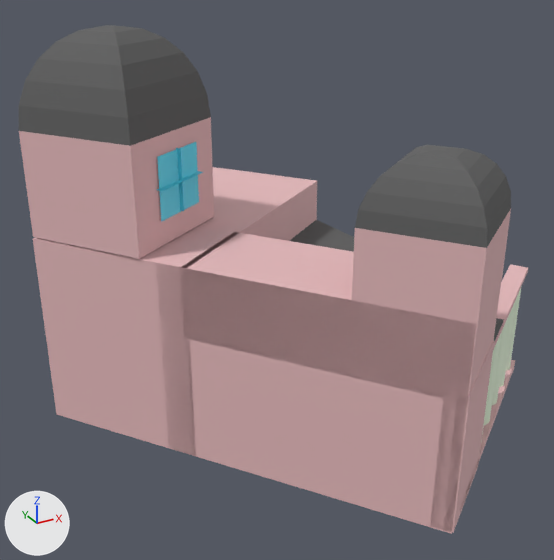
An edit to the FBX model Assets/Prefabs/PrefabsBuildings/Extracteurs/Extracteur pierrre.fbx, drawn before and after from the same camera.
Before and after are seen from a 50 mm lens placed at (-9.27, -3.62, 4.61), pointed at (-5.81, 2.67, 1.47). The lights are fixed; the arrows at lower left show +X, +Y and +Z. Where no turn or scale is listed for an object, it has been applied to the vertices.

The first picture shows 'porte.001'.
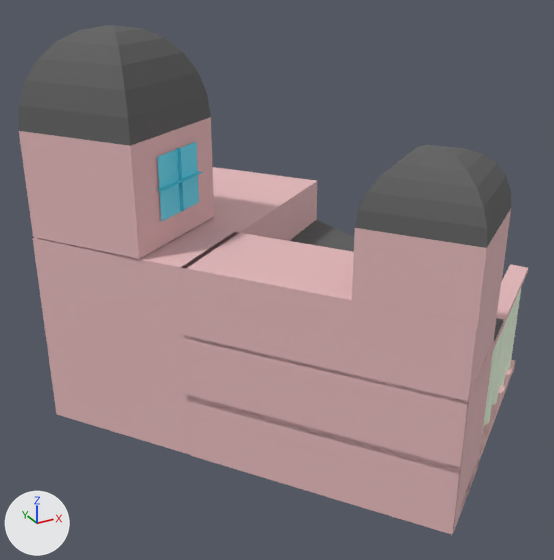
Location of each change, (x1, y1, x2, y2) in pixels of the pictures (554 x 560 px):
'porte.001', reshaped
    before: (19, 25, 528, 534)
    after: (19, 25, 528, 535)
part 1 of me_cube_001, built on
    before: (156, 263, 476, 534)
    after: (180, 268, 477, 535)

The change, as a list of edits to the scene's bpy script:
```text
Change me_cube_001:
    where me_cube_001.from_pydata(...)  # 1386 vertices, 1040 faces; spans x -7.99..-3.05, y 0.15..5.36, z 0.0..3.93
    used by ob_porte_001; location = (0.0, 0.0, 0.0)
    verts and faces of me_cube_001; kept vertices keep their numbers, new ones are numbered from 1386
    before: 1330 (-5.49, 0.16, 0.0) at pixel (451, 533), 1331 (-7.16, 2.46, 0.0) at pixel (168, 448), 1332 (-5.49, 0.16, 2.0) at pixel (476, 324), 1333 (-7.16, 2.46, 2.0) at pixel (155, 262)
    me_cube_001 part 1
    add delete_faces([(1330, 1332, 1333, 1331)])
    add verts[1386] = (-5.49, 0.15, 0.63)  # pixel (459, 473)
    add verts[1387] = (-7.01, 2.25, 0.63)  # pixel (187, 400)
    add verts[1388] = (-5.49, 0.15, 0.0)  # pixel (452, 534)
    add verts[1389] = (-7.01, 2.25, 0.0)  # pixel (190, 455)
    add verts[1390] = (-5.49, 0.15, 1.3)  # pixel (467, 404)
    add verts[1391] = (-7.01, 2.24, 1.3)  # pixel (184, 338)
    add verts[1392] = (-5.49, 0.15, 0.63)  # pixel (459, 474)
    add verts[1393] = (-7.01, 2.24, 0.63)  # pixel (187, 400)
    add verts[1394] = (-5.49, 0.15, 0.0)  # pixel (452, 534)
    add verts[1395] = (-7.01, 2.24, 0.0)  # pixel (190, 455)
    add for new, old in zip([*range(1396, 1406)], [*range(1386, 1396)]): verts[new] = verts[old] + (0.0, 0.0, 0.7)
    add verts[1406] = (-7.13, 2.48, 0.0)
    add verts[1407] = (-5.47, 0.18, 0.0)
    add verts[1408] = (-7.13, 2.48, 2.0)  # pixel (157, 261)
    add verts[1409] = (-5.47, 0.18, 2.0)
    add faces += [(1386, 1387, 1397, 1396), (1388, 1389, 1399, 1398), (1390, 1400, 1401, 1391), (1392, 1402, 1403, 1393), (1394, 1404, 1405, 1395)]  # mat_house_main_001 (pink #e7bbbd)
    remove me_cube_001.materials.append(mat_house_main_002)  # pink #e7bbbd
    remove me_cube_001.materials.append(mat_bleau_coupole_003)  # dark grey #626262
    remove me_cube_001.materials.append(mat_house_main_004)  # pink #e7bbbd
    remove me_cube_001.materials.append(mat_house_main_005)  # pink #e7bbbd
    remove me_cube_001.materials.append(mat_house_main_006)  # pink #e7bbbd
    remove me_cube_001.materials.append(mat_house_main_007)  # pink #e7bbbd
    remove me_cube_001.materials.append(mat_material_003)  # cyan #55d9f2
    remove me_cube_001.materials.append(mat_material_027)  # cyan #55d9f2
    remove me_cube_001.materials.append(mat_material_028)  # cyan #55d9f2
```
